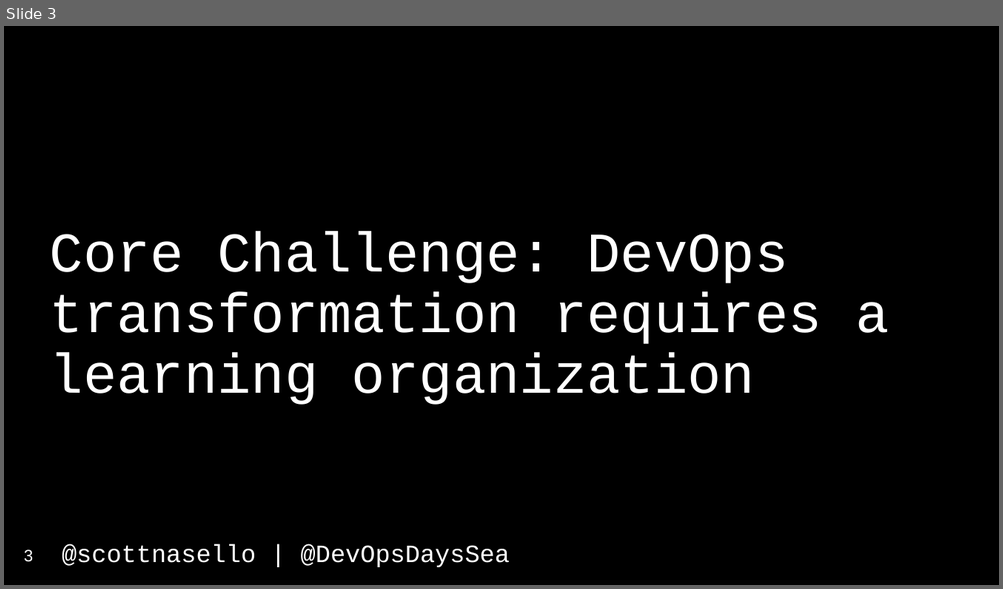
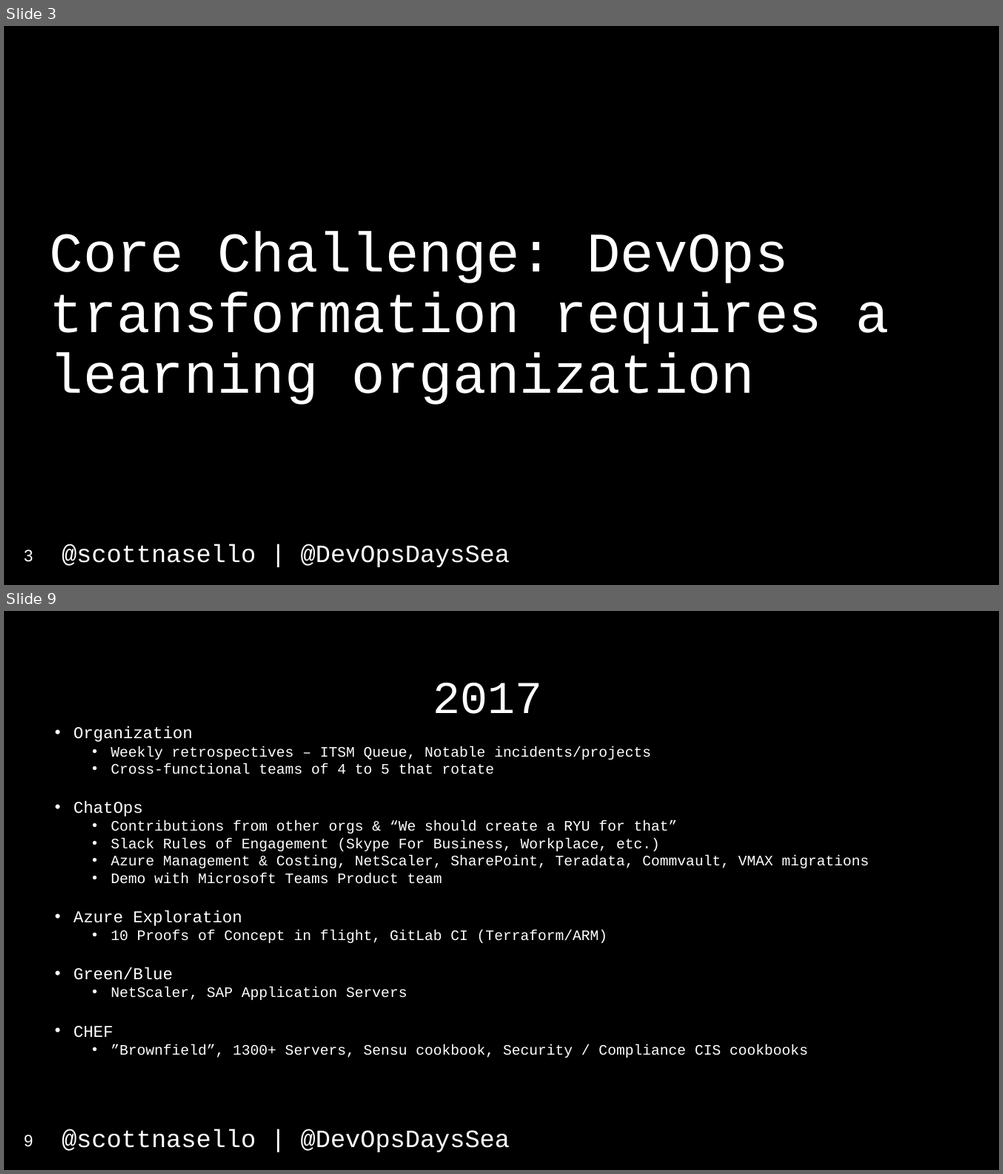
Before and after one commit to scottnasello/talks, a slide deck: 2017-04-26 Seattle DevOpsDays/DevOpsDays Seattle.pptx. Shown one above the other, each under a label of ours: slide 3 before the commit, slides 3 and 9 after it; the slides between them are not shown. The pictures are 1003x589 and 1003x1174 pixels, drawn with LibreOffice and Linux fonts; fonts in the diff are those of the drawing. Boxes give left, top, right and bottom in pixels: in the first picture for what was removed or moved away, otherwise in the second. Text is boxed around its words. In the diff, an @@ line names an element or a change of style, - is before the commit and + after.

```diff
--- a/2017-04-26 Seattle DevOpsDays/DevOpsDays Seattle.pptx
+++ b/2017-04-26 Seattle DevOpsDays/DevOpsDays Seattle.pptx
@@ slide 9 added at [4,611,999,1170], background #000000; not listed: 1 template element that a slide beside it also shows @@
@@ title added at [432,682,542,714], 44 pt, text #FFFFFF @@
+2017
@@ text added at [74,726,869,1058], 14 pt, text #FFFFFF @@
+• Organization
+  • Weekly retrospectives – ITSM Queue, Notable incidents/projects
+  • Cross-functional teams of 4 to 5 that rotate
+• ChatOps
+  • Contributions from other orgs & “We should create a RYU for that”
+  • Slack Rules of Engagement (Skype For Business, Workplace, etc.)
+  • Azure Management & Costing, NetScaler, SharePoint, Teradata, Commvault, VMAX migrations
+  • Demo with Microsoft Teams Product team
+• Azure Exploration
+  • 10 Proofs of Concept in flight, GitLab CI (Terraform/ARM)
+• Green/Blue
+  • NetScaler, SAP Application Servers
+• CHEF
+  • ”Brownfield”, 1300+ Servers, Sensu cookbook, Security / Compliance CIS cookbooks
@@ page number added at [24,1135,33,1147], 16 pt, text #FFFFFF @@
+9
```
Also in this commit, not shown: 4 slides changed, 15 other slides added, 2 other files.
